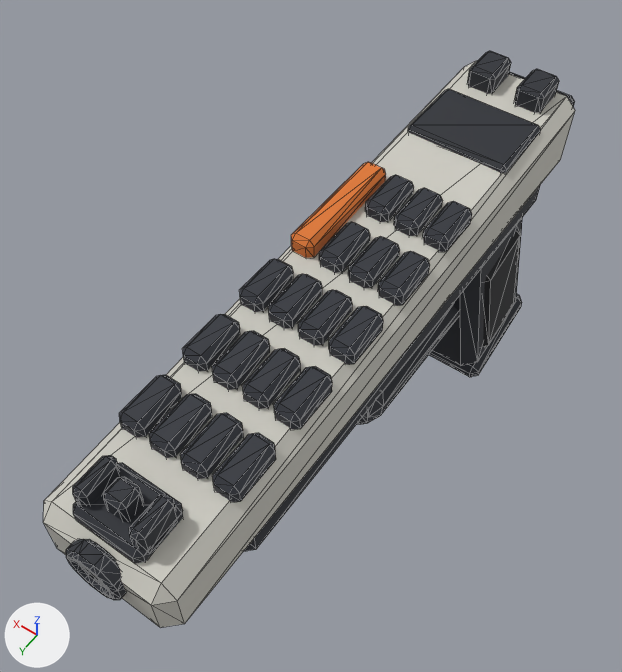
What one commit did to the glTF model roblox/assets/weapons-kit/src/w_pistol@pistol_calc.glb.
Before and after are seen from a 50 mm lens placed at (-0.128, 0.307, 0.311), pointed at (0.03, 0.086, -0.037). The axes (+X, +Y, +Z) are drawn at lower left. The lights are the same throughout. The first picture is the older version. Mesh edges are drawn as thin lines. Where no turn or scale is listed for an object, it has been applied to the vertices. Vertices at exactly the same position are counted once.

Script lines for the objects in view, before the commit:
```python
me_body_wzb = bpy.data.meshes.new('body_wzB')
me_body_wzb.from_pydata(...)  # 114 vertices, 216 faces; spans x -0.024..0.024, y -0.056..0.205, z -0.078..0.009
me_body_wzb.materials.append(mat_dark)  # dark grey #2b2e35
me_grip_wzb = bpy.data.meshes.new('grip_wzB')
me_grip_wzb.from_pydata(...)  # 24 vertices, 44 faces; spans x -0.023..0.023, y -0.0818..0.0153, z -0.1492..0.0003
me_grip_wzb.materials.append(mat_dark)  # dark grey #2b2e35
me_slide_wzn = bpy.data.meshes.new('slide_wzN')
me_slide_wzn.from_pydata(...)  # 320 vertices, 608 faces; spans x -0.028..0.028, y -0.06..0.256, z 0.014..0.06
me_slide_wzn.materials.append(mat_dark)  # dark grey #2b2e35
ob_body_wzb = bpy.data.objects.new('body_wzB', me_body_wzb)
ob_body_wzb.location = (0.0, 0.0, 0.0)
ob_grip_wzb = bpy.data.objects.new('grip_wzB', me_grip_wzb)
ob_grip_wzb.location = (0.0, 0.0, 0.0)
ob_slide_wzn = bpy.data.objects.new('slide_wzN', me_slide_wzn)
ob_slide_wzn.location = (0.0, 0.0, 0.0)
# also in view: 'slide_wzN.002' at (0.0, 0.128, 0.046); 'slide_wzN.003' at (0.022, 0.075, 0.048); 'mag_wzB' at (0.0, -0.041, -0.081); 'slide_wzA' at (0.0, 0.097, 0.029); 'grip_wzN' at (0.0, -0.034, -0.079)
```
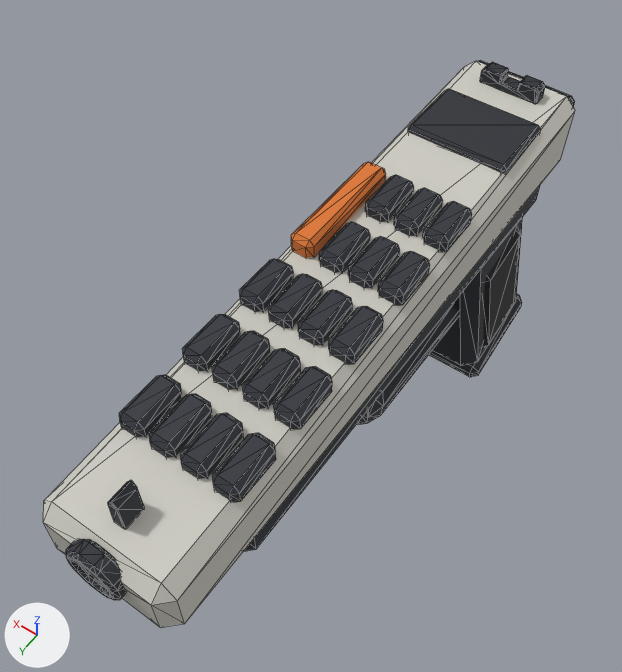
Pixel boxes [x1, y1, x2, y2] of what changed, in the pictures (622 x 672 px):
```json
{"object": "slide_wzN", "change": "reshaped", "before": [66, 51, 575, 600], "after": [66, 61, 575, 600]}
{"part": 1, "of": "me_slide_wzn", "change": "added", "after": [480, 62, 545, 104]}
{"part": 2, "of": "me_slide_wzn", "change": "deleted", "before": [73, 455, 120, 507]}
{"part": 3, "of": "me_slide_wzn", "change": "deleted", "before": [130, 494, 178, 553]}
{"part": 4, "of": "me_slide_wzn", "change": "cut back", "before": [73, 463, 183, 563], "after": [108, 480, 144, 529]}
{"part": 5, "of": "me_slide_wzn", "change": "deleted", "before": [467, 51, 559, 113]}
```

Edits to the scene script, one JSON object a line:
```json
{"block": "me_slide_wzn", "where": "# used by ob_slide_wzn; location = (0.0, 0.0, 0.0)"}
{"op": "remove", "block": "me_slide_wzn", "code": "me_slide_wzn.from_pydata(...)  # 320 vertices, 608 faces; spans x -0.028..0.028, y -0.06..0.256, z 0.014..0.06"}
{"op": "add", "block": "me_slide_wzn", "code": "me_slide_wzn.from_pydata(...)  # 254 vertices, 492 faces; spans x -0.028..0.028, y -0.06..0.256, z 0.014..0.058"}
{"block": "me_slide_wzn", "change": "me_slide_wzn part 1: a new loose piece of 52 vertices spanning x -0.015..0.015, y -0.046..-0.038, z 0.049..0.058, in mat_dark (dark grey #2b2e35)"}
{"block": "me_slide_wzn", "change": "me_slide_wzn part 2: the loose piece of 24 vertices spanning x 0.009..0.016, y 0.225..0.243, z 0.041..0.056 is deleted"}
{"block": "me_slide_wzn", "change": "me_slide_wzn part 3: the loose piece of 24 vertices spanning x -0.016..-0.009, y 0.225..0.243, z 0.041..0.056 is deleted"}
{"block": "me_slide_wzn", "change": "me_slide_wzn part 4"}
{"block": "me_slide_wzn", "change": "38 vertices are removed from x -0.016..0.016, y 0.222..0.246, z 0.038..0.058"}
{"block": "me_slide_wzn", "change": "86 faces are deleted"}
{"block": "me_slide_wzn", "change": "10 vertices move from x -0.016..0.014, y 0.222..0.246, z 0.038..0.048 to x -0.003..0.002, y 0.229..0.239, z 0.041..0.058"}
{"block": "me_slide_wzn", "change": "16 vertices are added at x -0.002..0.003, y 0.229..0.239, z 0.041..0.058"}
{"block": "me_slide_wzn", "change": "46 new faces join them"}
{"block": "me_slide_wzn", "change": "me_slide_wzn part 5"}
{"block": "me_slide_wzn", "change": "48 vertices are removed from x -0.02..0.02, y -0.052..-0.032, z 0.047..0.06"}
{"block": "me_slide_wzn", "change": "88 faces are deleted"}
```
